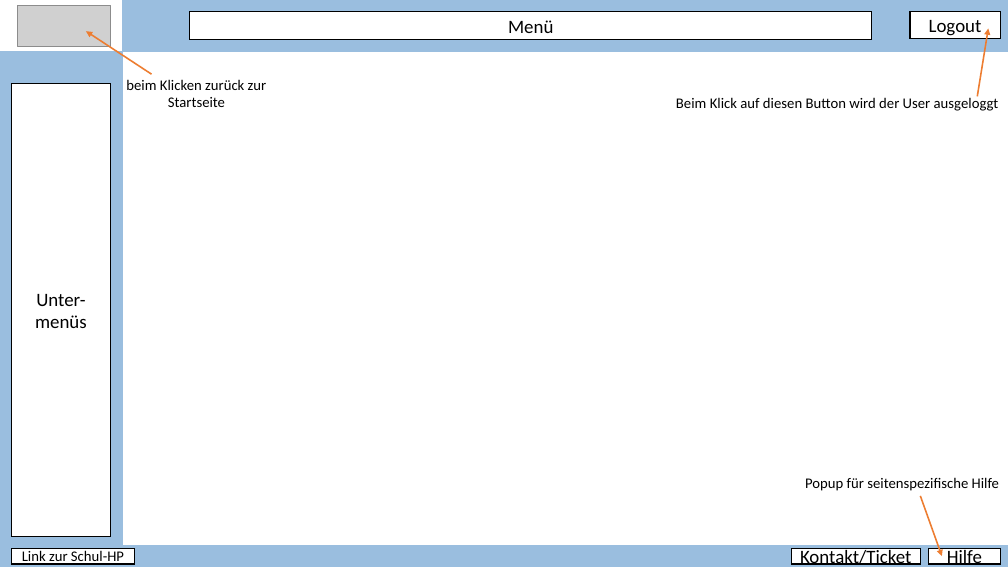
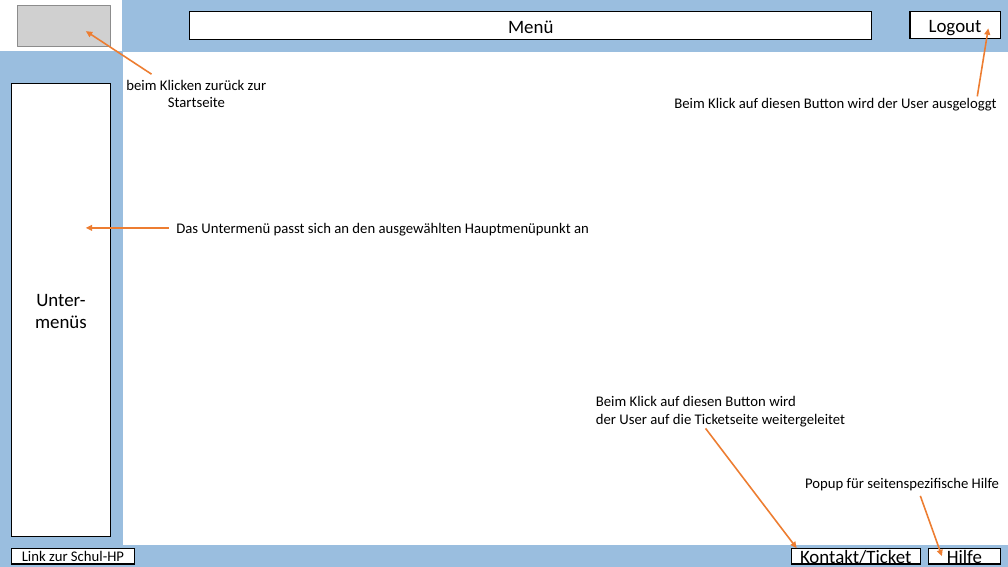
Before and after one commit to PapAnte/g2schoolproject, a slide deck: slide 1 of layout/Layout.pptx. Drawn at 1008x567 pixels with LibreOffice and Linux fonts; fonts in the diff are those of the drawing; grey boxes stand for pictures. Boxes give left, top, right and bottom in pixels: in the first picture for what was removed or moved away, otherwise in the second. Text is boxed around its words. In the diff, an @@ line names an element or a change of style, - is before the commit and + after.

```diff
--- a/layout/Layout.pptx
+++ b/layout/Layout.pptx
@@ text "Beim Klick auf diesen Button ..." at (674, 96, 997, 111): alignment centre to left @@
@@ arrow added from (169, 228) to (86, 228), #ED7D31 1.5 pt @@
@@ text added at (176, 222, 589, 236), 14 pt, text #000000 @@
+Das Untermenü passt sich an den ausgewählten Hauptmenüpunkt an
@@ text added at (596, 395, 845, 427), 14 pt, text #000000 @@
+Beim Klick auf diesen Button wird
+der User auf die Ticketseite weitergeleitet
@@ arrow added from (706, 429) to (797, 548), #ED7D31 1.5 pt @@
```
Also in this commit, not shown: 1 other slide changed, 3 slides added.
